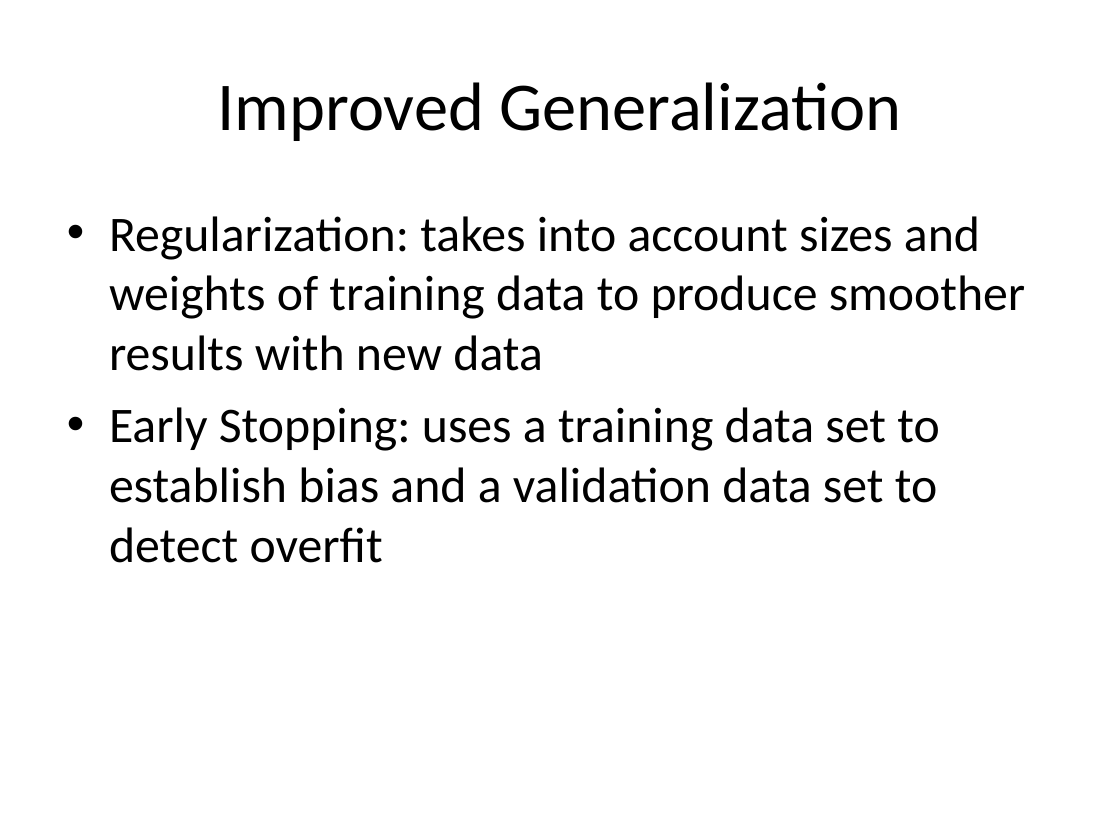
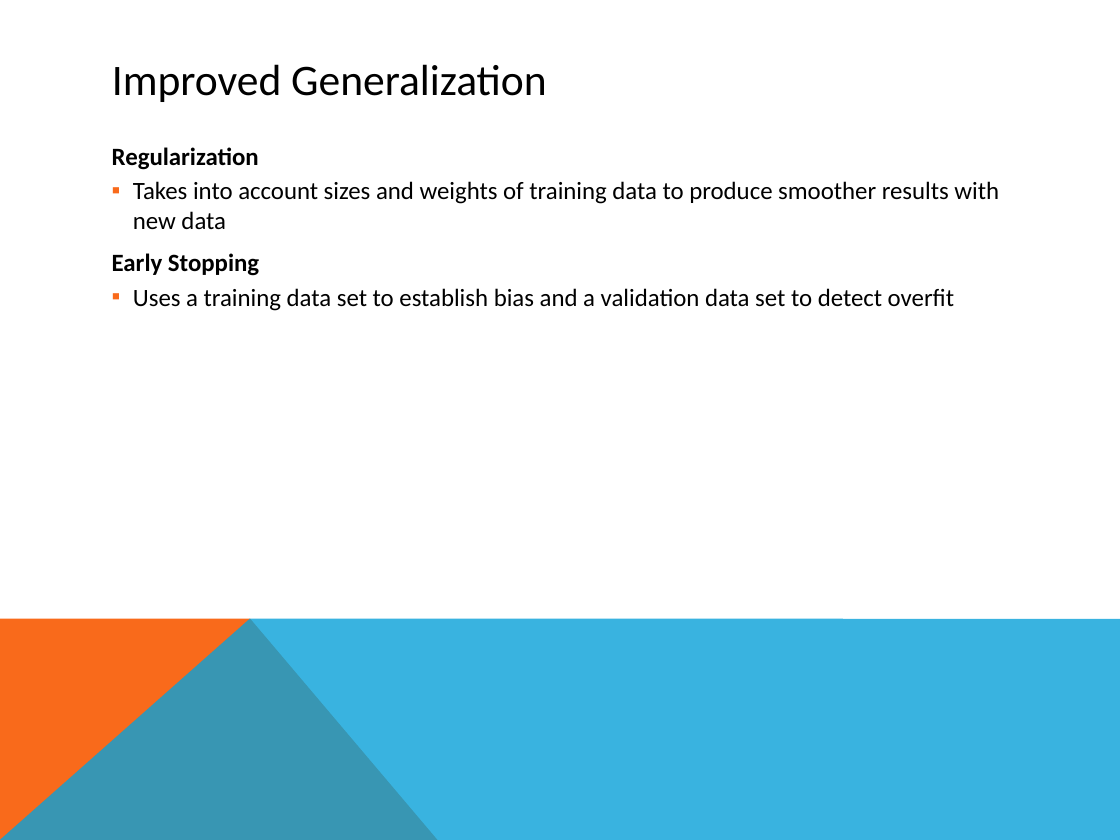
Before and after one commit to mazzas/School, a slide deck: slide 19 of SE4910/Project/Neural Network Toolbox.ppt. Drawn at 1120x840 pixels with LibreOffice and Linux fonts; fonts in the diff are those of the drawing. Boxes give left, top, right and bottom in pixels: in the first picture for what was removed or moved away, otherwise in the second. Text is boxed around its words. In the diff, an @@ line names an element or a change of style, - is before the commit and + after.

```diff
--- a/SE4910/Project/Neural Network Toolbox.ppt
+++ b/SE4910/Project/Neural Network Toolbox.ppt
@@ title "Improved Generalization": place and size @@
-title "Improved Generalization" at box(218, 82, 902, 141)
+title "Improved Generalization" at box(112, 64, 547, 102)
@@ title "Improved Generalization" at box(112, 64, 547, 102): size 44 to 28 pt; alignment centre to left @@
@@ text at box(112, 147, 999, 311): text changed; size 32 to 16 pt @@
-• Regularization: takes into account sizes and weights of training data to produce smoother results with new data
-• Early Stopping: uses a training data set to establish bias and a validation data set to detect overfit
+Regularization
+  ▪ Takes into account sizes and weights of training data to produce smoother results with new data
+Early Stopping
+  ▪ Uses a training data set to establish bias and a validation data set to detect overfit
@@ freeform shape added at box(0, 618, 438, 840), fill #F96A1B @@
@@ freeform shape added at box(0, 618, 1120, 840), fill #08A1D9 at 80% opacity @@
```
Also in this commit, not shown: 19 other slides changed, 10 slides added, 3 slides removed.
